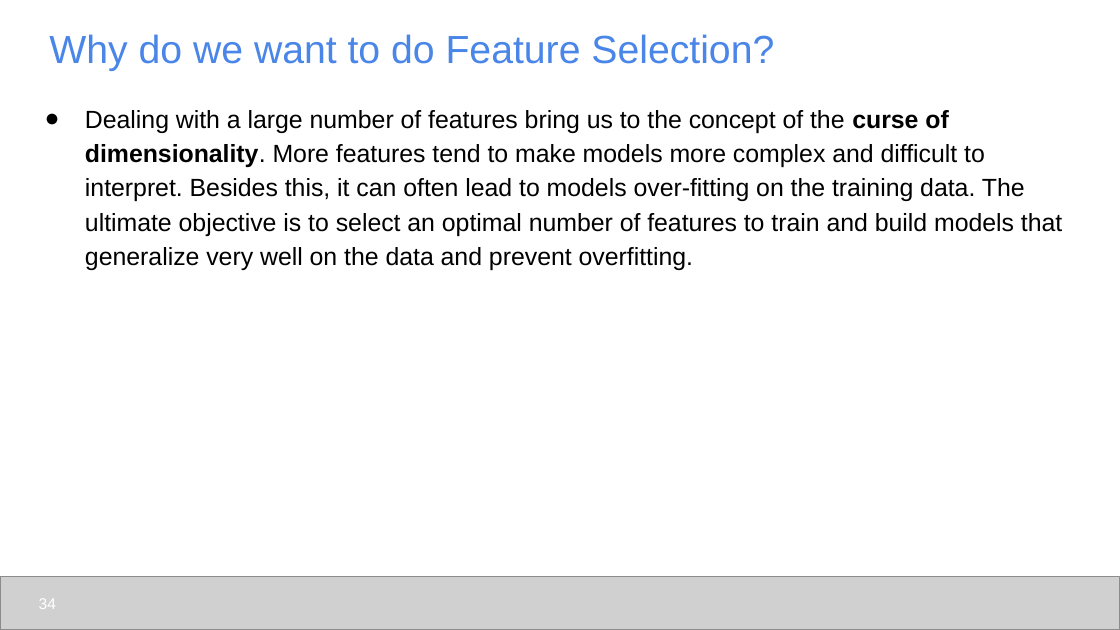
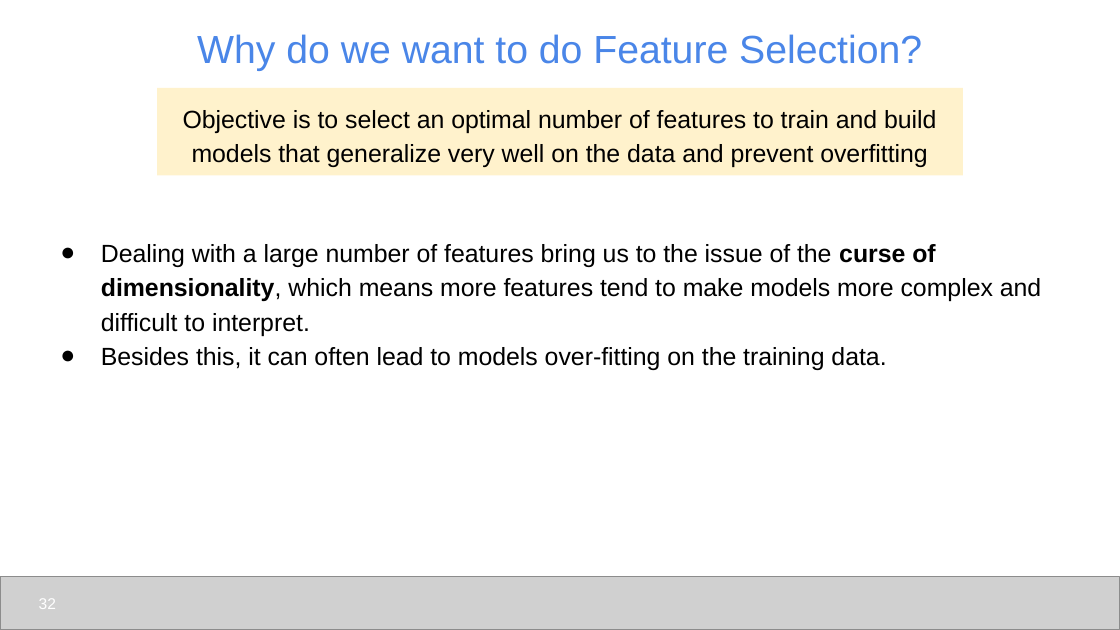
Before and after one commit to udel-cbcb/al_ml_workshop, a slide deck: slide 32 of Day_3/Lectures/Day_3_Lecture_Feature_Engineering_Scaling_Selection.pptx (slide 34 before the commit). Drawn at 1120x630 pixels with LibreOffice and Linux fonts; fonts in the diff are those of the drawing; grey boxes stand for pictures. Boxes give left, top, right and bottom in pixels: in the first picture for what was removed or moved away, otherwise in the second. Text is boxed around its words. In the diff, an @@ line names an element or a change of style, - is before the commit and + after.

```diff
--- a/Day_3/Lectures/Day_3_Lecture_Feature_Engineering_Scaling_Selection.pptx
+++ b/Day_3/Lectures/Day_3_Lecture_Feature_Engineering_Scaling_Selection.pptx
@@ title "Why do we want to ..." at (x1=197, y1=34, x2=922, y2=71): alignment left to centre @@
@@ rectangle added at (x1=157, y1=87, x2=962, y2=175), fill #FFF2CC, 16 pt, text #000000 @@
+Objective is to select an optimal number of features to train and build models that generalize very well on the data and prevent overfitting
@@ text at (x1=101, y1=244, x2=1041, y2=370): text changed @@
-● Dealing with a large number of features bring us to the concept of the curse of dimensionality. More features tend to make models more complex and difficult to interpret. Besides this, it can often lead to models over-fitting on the training data. The ultimate objective is to select an optimal number of features to train and build models that generalize very well on the data and prevent overfitting.
+● Dealing with a large number of features bring us to the issue of the curse of dimensionality, which means more features tend to make models more complex and difficult to interpret.
+● Besides this, it can often lead to models over-fitting on the training data.
@@ page number at (x1=39, y1=599, x2=56, y2=609): text changed @@
-34
+32
```
Also in this commit, not shown: 29 other slides changed, 1 slide added, 3 slides removed, 12 other files.
